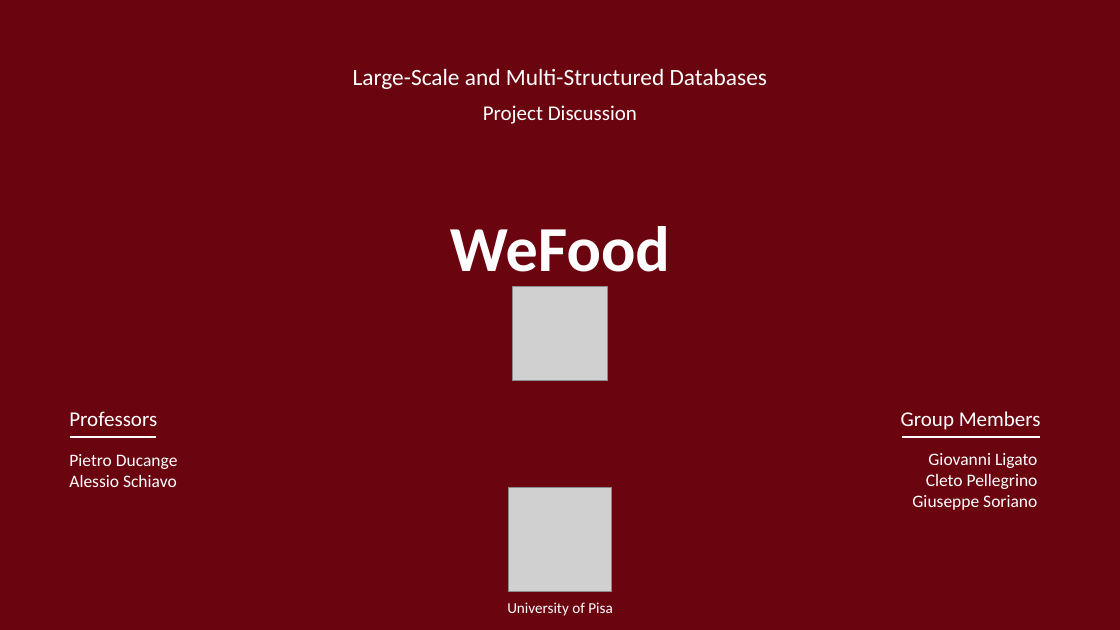
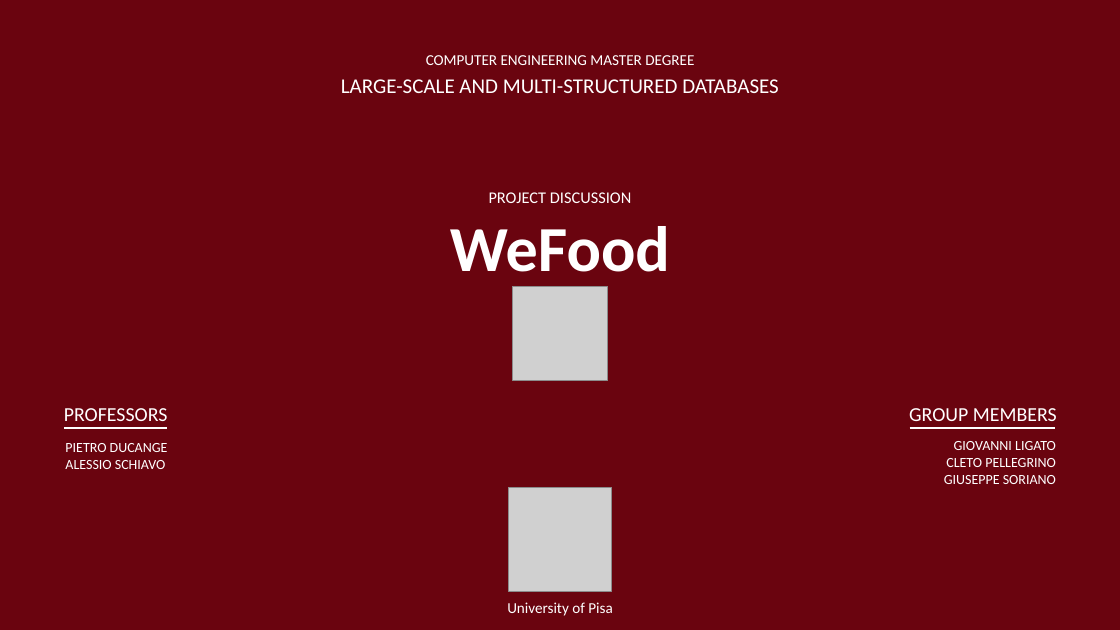
Before and after one commit to GiuseppeSoriano/WeFood, a slide deck: slide 1 of Slides/Final_Presentation/WeFood.pptx. Drawn at 1120x630 pixels with LibreOffice and Linux fonts; fonts in the diff are those of the drawing; grey boxes stand for pictures. Boxes give left, top, right and bottom in pixels: in the first picture for what was removed or moved away, otherwise in the second. Text is boxed around its words. In the diff, an @@ line names an element or a change of style, - is before the commit and + after.

```diff
--- a/Slides/Final_Presentation/WeFood.pptx
+++ b/Slides/Final_Presentation/WeFood.pptx
@@ text added at (x1=426, y1=55, x2=694, y2=65), 13 pt, text #FFFFFF @@
+COMPUTER ENGINEERING MASTER DEGREE
@@ text at (x1=341, y1=79, x2=779, y2=93): text changed; size 20 to 18 pt @@
-Large-Scale and Multi-Structured Databases
+LARGE-SCALE AND MULTI-STRUCTURED DATABASES
@@ text at (x1=489, y1=192, x2=631, y2=203): text changed; size 18 to 14 pt @@
-Project Discussion
+PROJECT DISCUSSION
@@ text at (x1=64, y1=408, x2=168, y2=421): text changed; size 18 to 17 pt @@
-Professors
+PROFESSORS
@@ text at (x1=909, y1=408, x2=1057, y2=421): text changed; size 18 to 17 pt @@
-Group Members
+GROUP MEMBERS
@@ text at (x1=65, y1=443, x2=168, y2=469): text changed; size 15 to 12 pt @@
-Pietro Ducange
-Alessio Schiavo
+PIETRO DUCANGE
+ALESSIO SCHIAVO
@@ line moved from (70, 437) - (156, 437) to (65, 429) - (167, 429) @@
@@ line moved from (902, 437) - (1041, 437) to (910, 429) - (1056, 429) @@
@@ text at (x1=944, y1=441, x2=1056, y2=484): text changed; size 15 to 12 pt @@
-Giovanni Ligato
-Cleto Pellegrino
-Giuseppe Soriano
+GIOVANNI LIGATO
+CLETO PELLEGRINO
+GIUSEPPE SORIANO
```
Also in this commit, not shown: 12 slides added, 17 other files.
